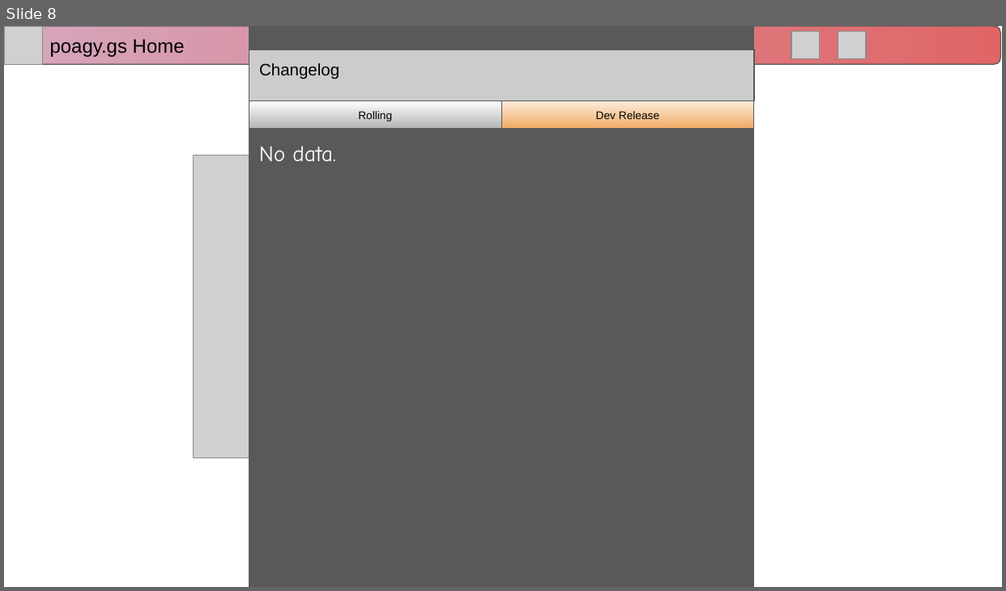
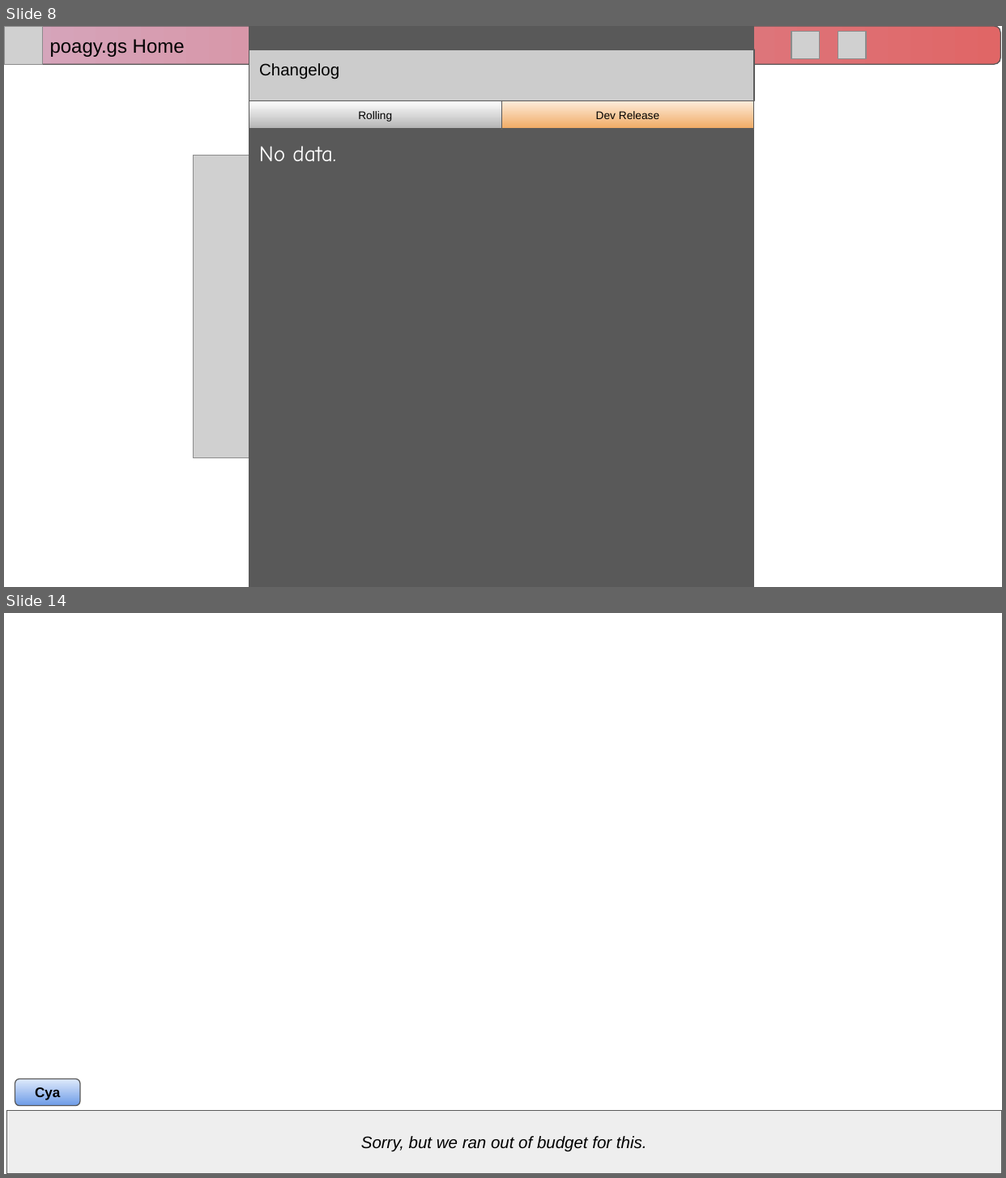
Before and after one commit to RitPigDev/poagy.gs-plus, a slide deck: poagy.gs+.pptx. Shown one above the other, each under a label of ours: slide 8 before the commit, slides 8 and 14 after it; the slides between them are not shown. The pictures are 1006x591 and 1006x1178 pixels, drawn with LibreOffice and Linux fonts; fonts in the diff are those of the drawing; grey boxes stand for pictures; background and template pictures are left out. Boxes give left, top, right and bottom in pixels: in the first picture for what was removed or moved away, otherwise in the second. Text is boxed around its words. In the diff, an @@ line names an element or a change of style, - is before the commit and + after.

```diff
--- a/poagy.gs+.pptx
+++ b/poagy.gs+.pptx
@@ slide 14 added at [4,613,1002,1174], background picture (left out) @@
@@ rounded rectangle added at [15,1079,80,1106], fill gradient #DFEAFB to #6E9CE7, outline #595959 0.75 pt, 10 pt, text #000000, bold @@
+Cya
@@ rectangle added at [7,1111,1002,1174], fill #EEEEEE, outline #595959 0.75 pt, 12 pt, text #000000, italic @@
+Sorry, but we ran out of budget for this.
```
Also in this commit, not shown: 7 slides changed, 17 other slides added.
